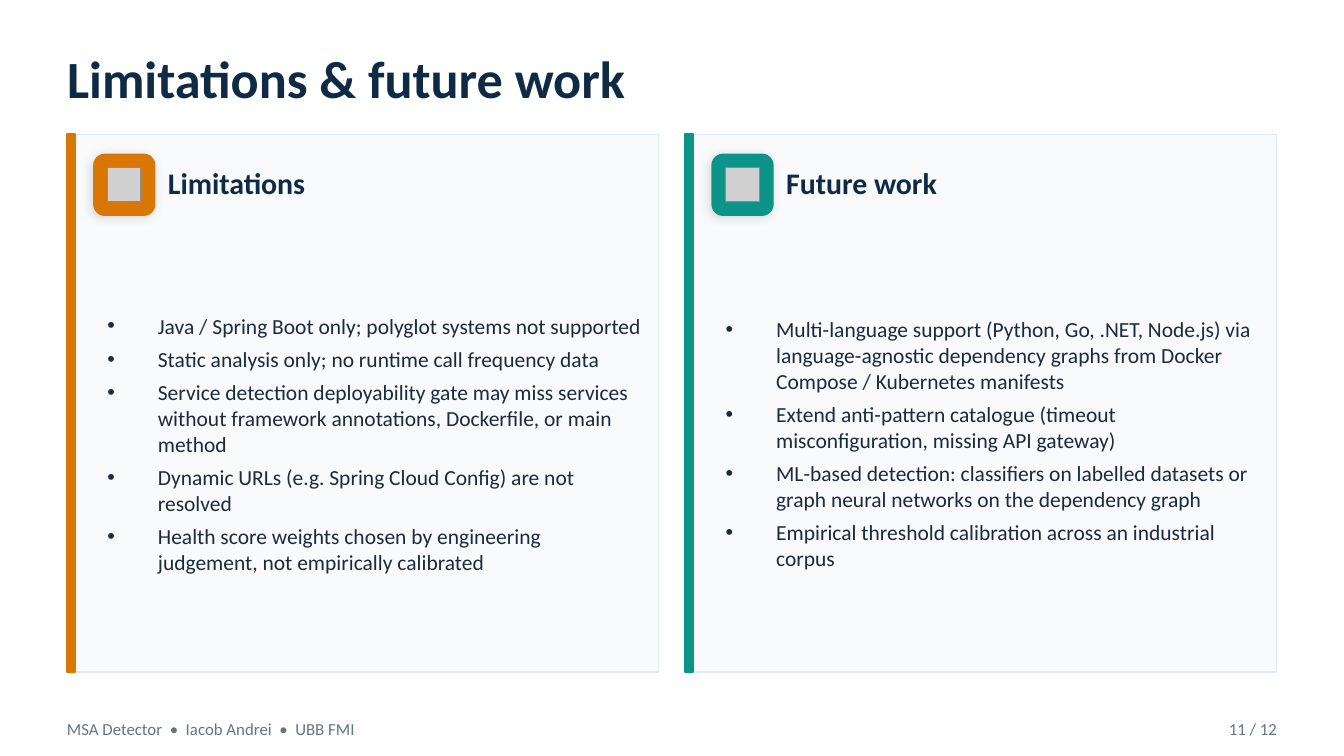
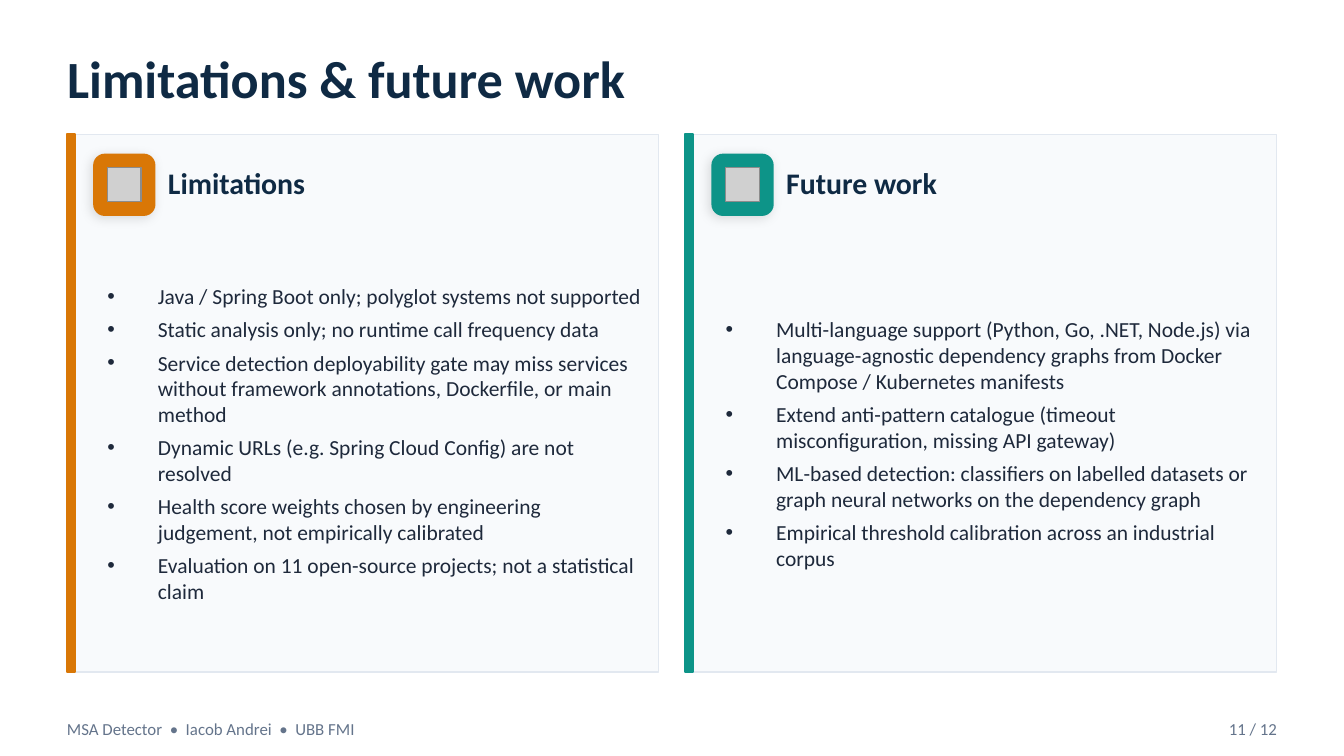
Before and after one commit to andrei45635/dissertation_backend, a slide deck: slide 11 of thesis/presentation/MSA_Detector_Defense.pptx. Drawn at 1344x756 pixels with LibreOffice and Linux fonts; fonts in the diff are those of the drawing; grey boxes stand for pictures. Boxes give left, top, right and bottom in pixels: in the first picture for what was removed or moved away, otherwise in the second. Text is boxed around its words. In the diff, an @@ line names an element or a change of style, - is before the commit and + after.

```diff
--- a/thesis/presentation/MSA_Detector_Defense.pptx
+++ b/thesis/presentation/MSA_Detector_Defense.pptx
@@ text at [158, 558, 634, 599]: paragraph added @@
+• Evaluation on 11 open-source projects; not a statistical claim
```
Also in this commit, not shown: 5 other slides changed, 3 other files.
